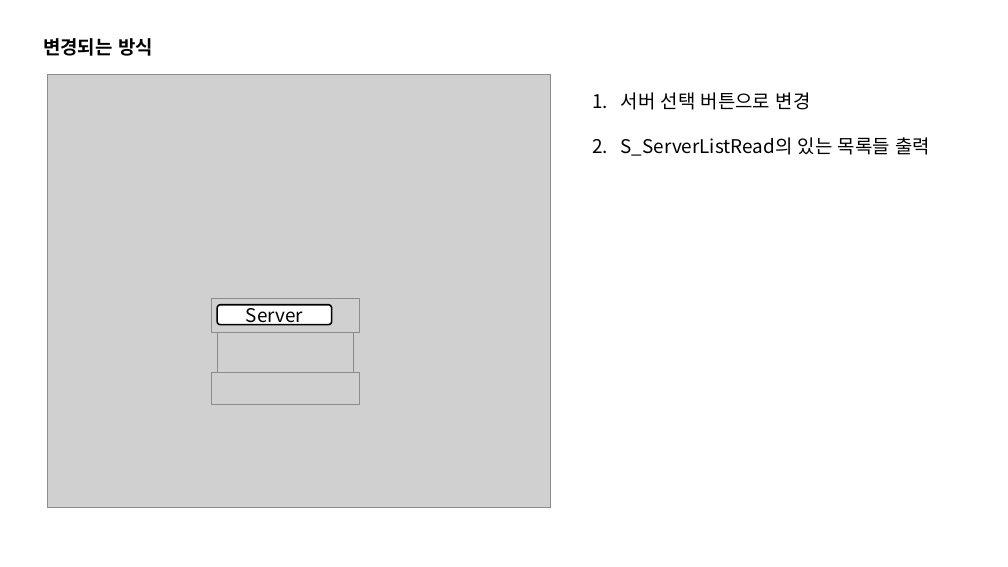
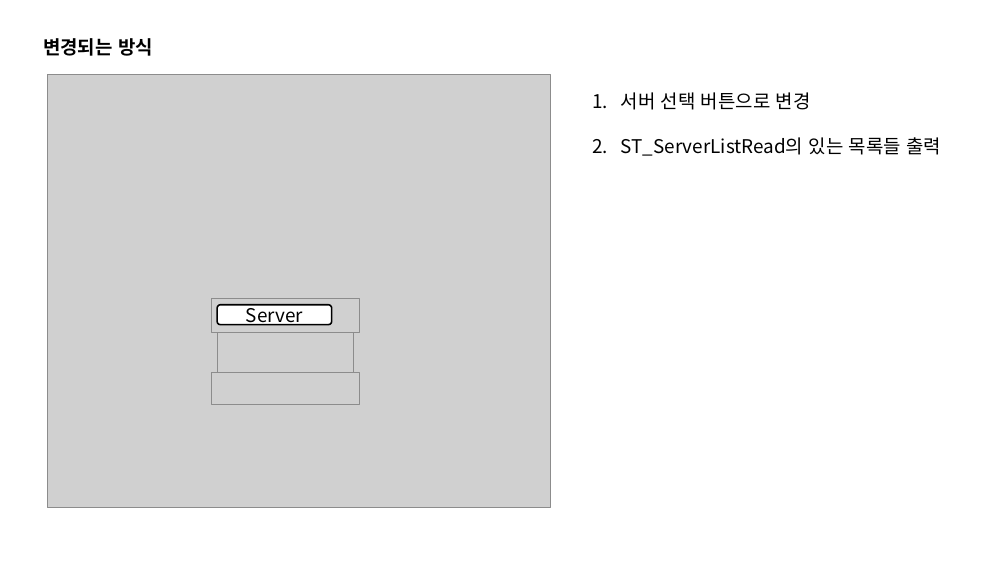
Before and after one commit to ath331/T_Survivor, a slide deck: slide 5 of Share/2. 기획 스크립트/[T] 2. 로그인 프로세스 변경.pptx. Drawn at 1008x567 pixels with LibreOffice and Linux fonts; fonts in the diff are those of the drawing; grey boxes stand for pictures. Boxes give left, top, right and bottom in pixels: in the first picture for what was removed or moved away, otherwise in the second. Text is boxed around its words. In the diff, an @@ line names an element or a change of style, - is before the commit and + after.

```diff
--- a/Share/2. 기획 스크립트/[T] 2. 로그인 프로세스 변경.pptx
+++ b/Share/2. 기획 스크립트/[T] 2. 로그인 프로세스 변경.pptx
@@ text at <box>621,137,941,156</box>: text changed @@
-2. S_ServerListRead의 있는 목록들 출력
+2. ST_ServerListRead의 있는 목록들 출력
```
Also in this commit, not shown: 3 other slides changed.
